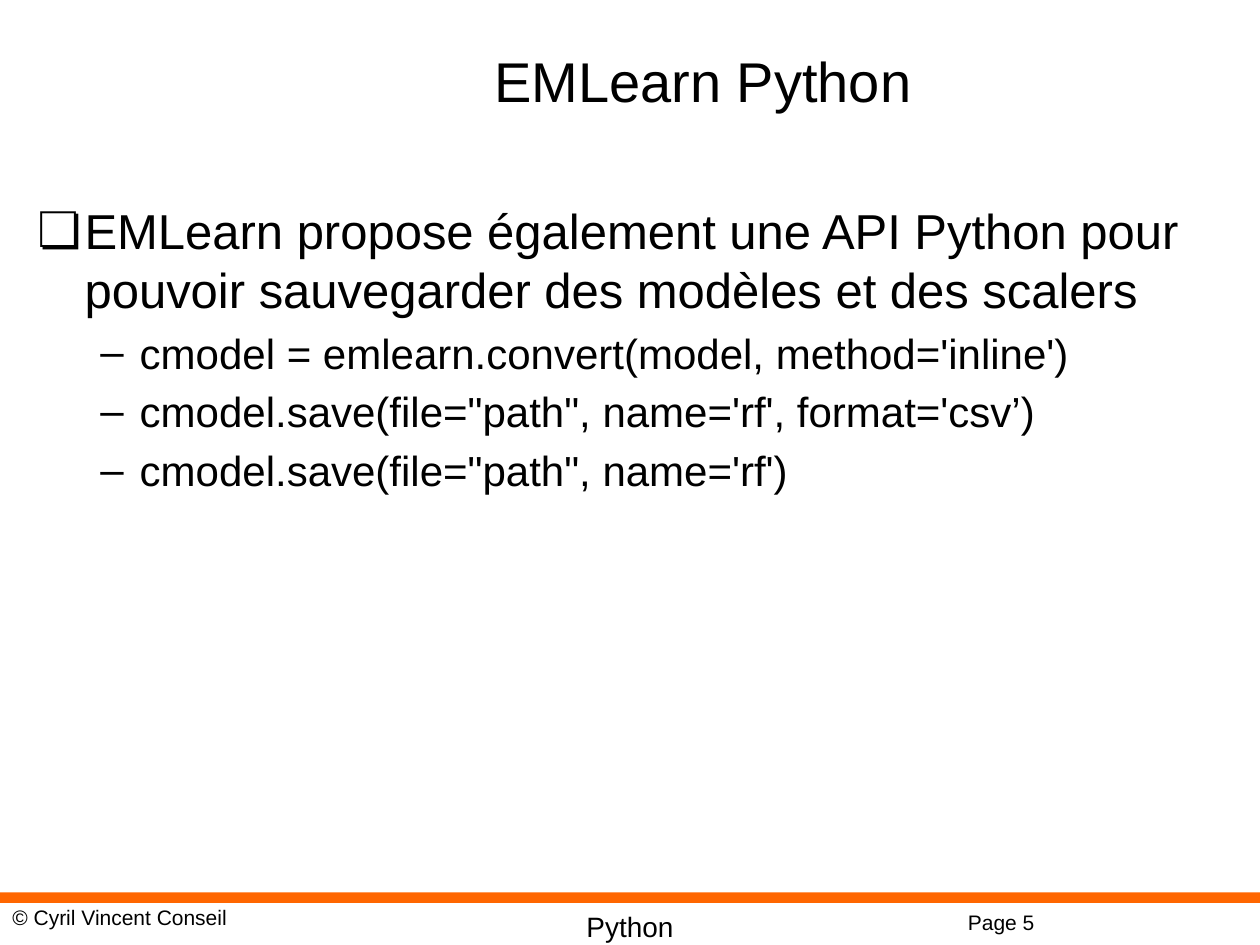
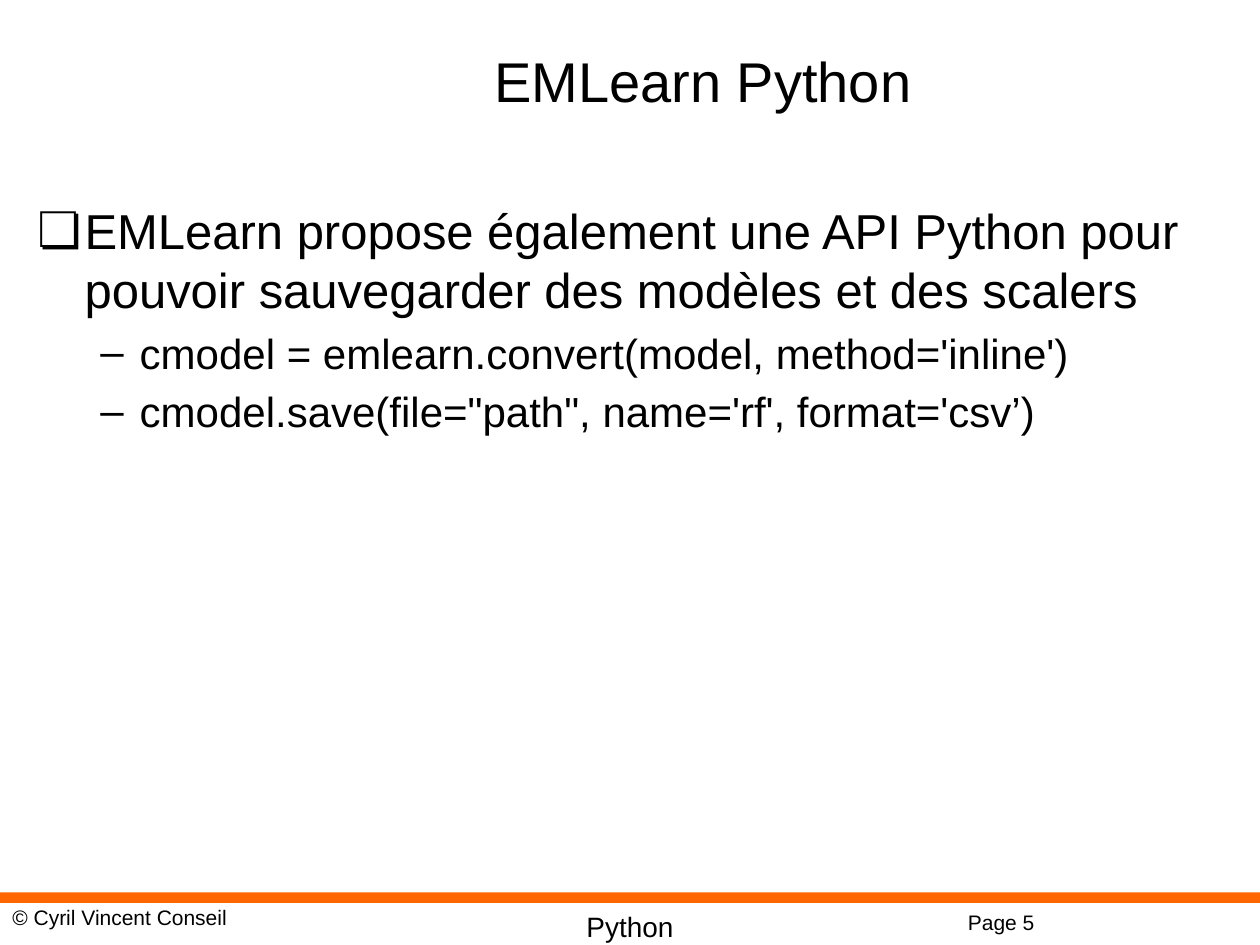
Before and after one commit to cyrilvincent/iot-ai, a slide deck: slide 5 of ppt/IoTAI14-EMLearn.pptx. Drawn at 1260x945 pixels with LibreOffice and Linux fonts; fonts in the diff are those of the drawing; background and template pictures are left out. Boxes give left, top, right and bottom in pixels: in the first picture for what was removed or moved away, otherwise in the second. Text is boxed around its words. In the diff, an @@ line names an element or a change of style, - is before the commit and + after.

```diff
--- a/ppt/IoTAI14-EMLearn.pptx
+++ b/ppt/IoTAI14-EMLearn.pptx
@@ text at [140, 455, 788, 495]: paragraph removed @@
-  – cmodel.save(file="path", name='rf')
```
Also in this commit, not shown: 1 other slide changed, 5 other files.
